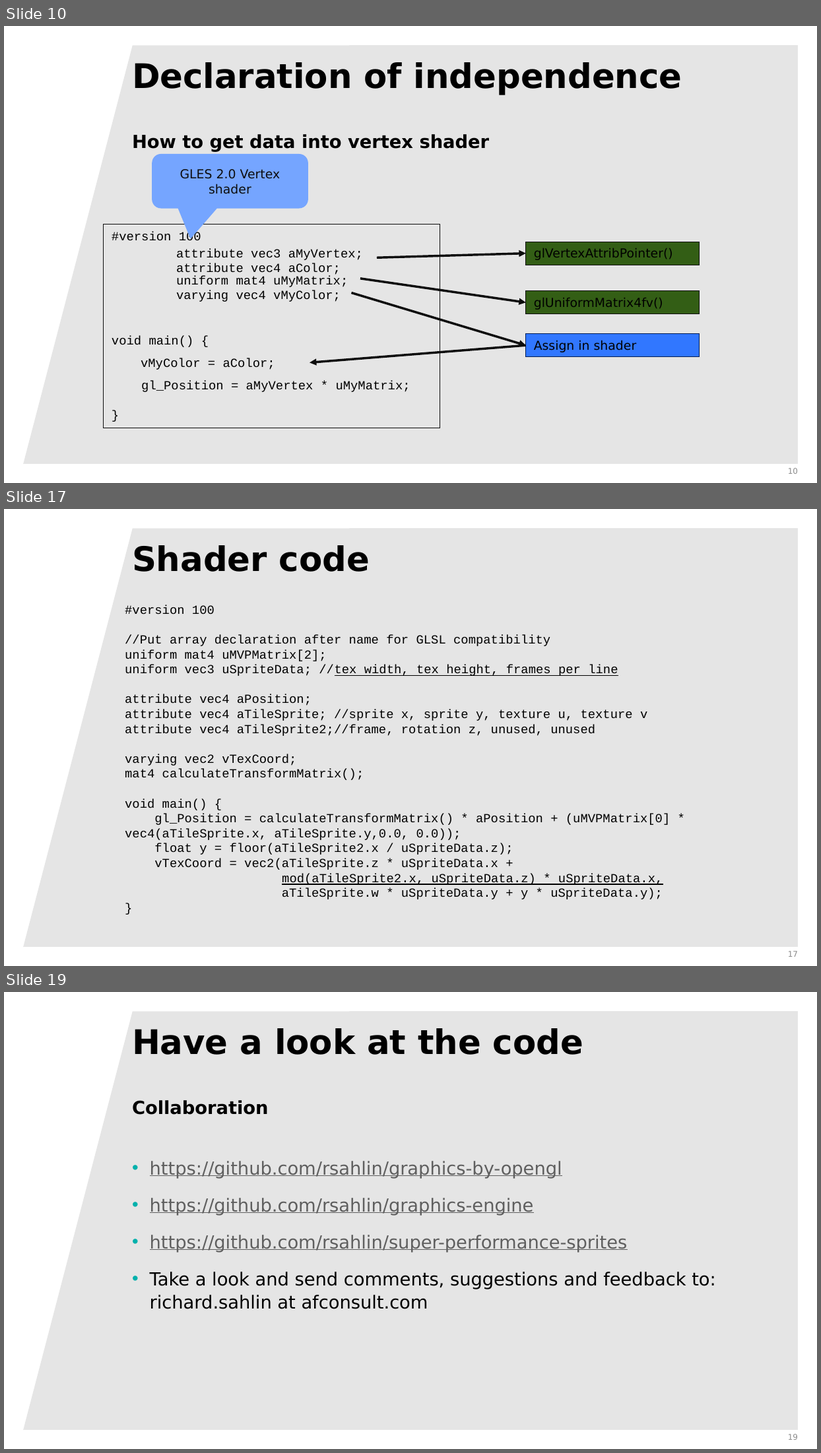
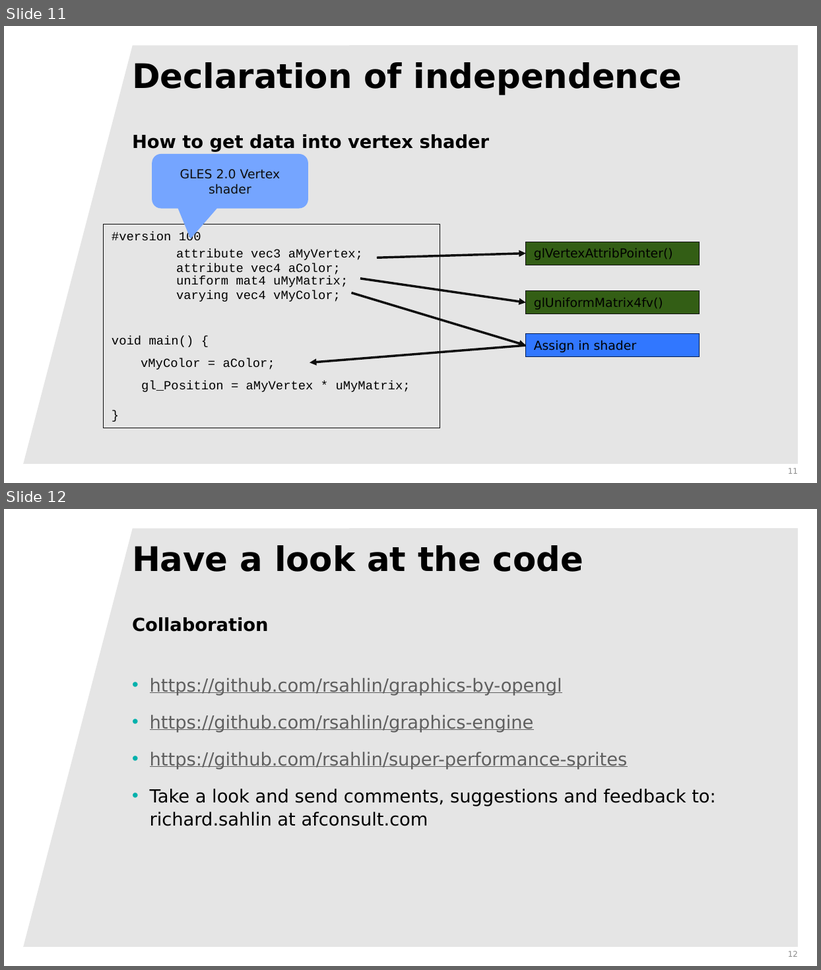
Before and after one commit to rsahlin/computer-graphics-presentations, a slide deck: deconstructingGLES.pptx. Shown one above the other, each under a label of ours: slides 10, 17 and 19 before the commit, slides 11 and 12 after it; the slides between them are not shown. The pictures are 821x1453 and 821x970 pixels, drawn with LibreOffice and Linux fonts; fonts in the diff are those of the drawing; background and template pictures are left out. Boxes give left, top, right and bottom in pixels: in the first picture for what was removed or moved away, otherwise in the second. Text is boxed around its words. In the diff, an @@ line names an element or a change of style, - is before the commit and + after.

Commit message:
Split presentation into one beginner and one about super-sprites

```diff
--- a/deconstructingGLES.pptx
+++ b/deconstructingGLES.pptx
@@ slide 17 removed at <box>4,509,817,966</box>, background #FFFFFF; not listed: 1 template element that a slide beside it also shows @@
@@ title removed at <box>132,545,370,572</box> @@
-Shader code
@@ text removed at <box>125,605,670,900</box> @@
-#version 100
-//Put array declaration after name for GLSL compatibility
-uniform mat4 uMVPMatrix[2];
-uniform vec3 uSpriteData; //tex width, tex height, frames per line
-attribute vec4 aPosition;
-attribute vec4 aTileSprite; //sprite x, sprite y, texture u, texture v
-attribute vec4 aTileSprite2;//frame, rotation z, unused, unused
-varying vec2 vTexCoord;
-mat4 calculateTransformMatrix();
-void main() {
-gl_Position = calculateTransformMatrix() * aPosition + (uMVPMatrix[0] * vec4(aTileSprite.x, aTileSprite.y,0.0, 0.0));
-float y = floor(aTileSprite2.x / uSpriteData.z);
-vTexCoord = vec2(aTileSprite.z * uSpriteData.x +
-mod(aTileSprite2.x, uSpriteData.z) * uSpriteData.x,
-aTileSprite.w * uSpriteData.y + y * uSpriteData.y);
-}
@@ page number removed at <box>788,951,798,957</box> @@
-17
@@ what was slide 10 is now slide 11 @@
@@ page number at <box>788,468,798,474</box>: text changed @@
-10
+11
@@ what was slide 19 is now slide 12 @@
@@ page number at <box>788,951,798,957</box>: text changed @@
-19
+12
```
Also in this commit, not shown: 1 slide added, 7 other slides removed.
